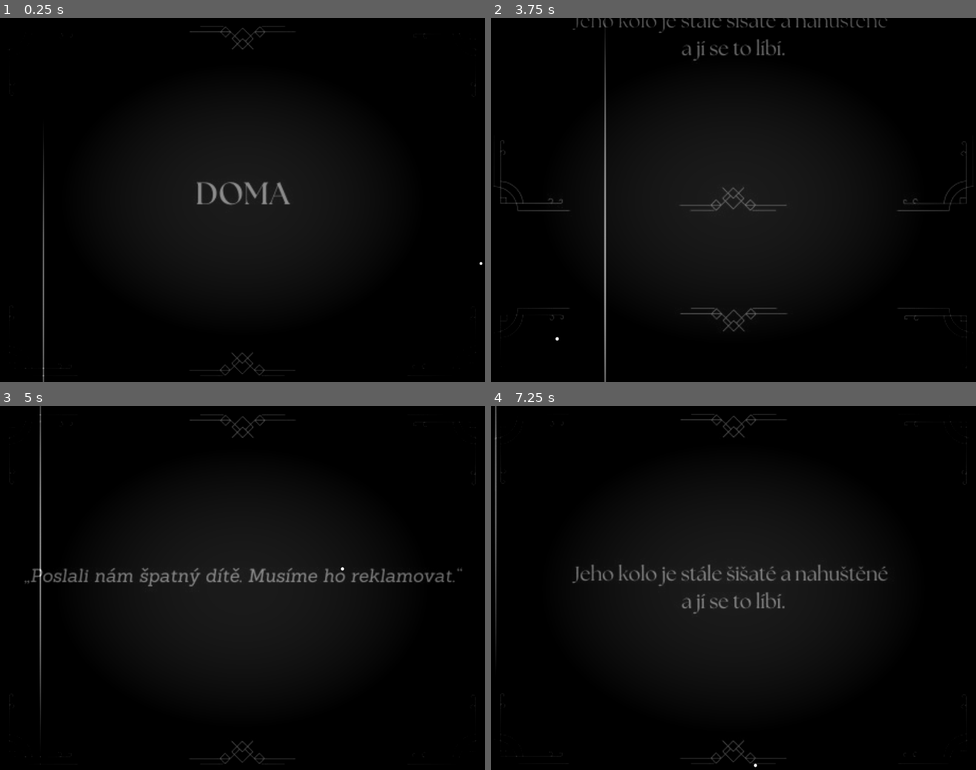
Above: before the commit, frames 1-4 (two rows, left to right).
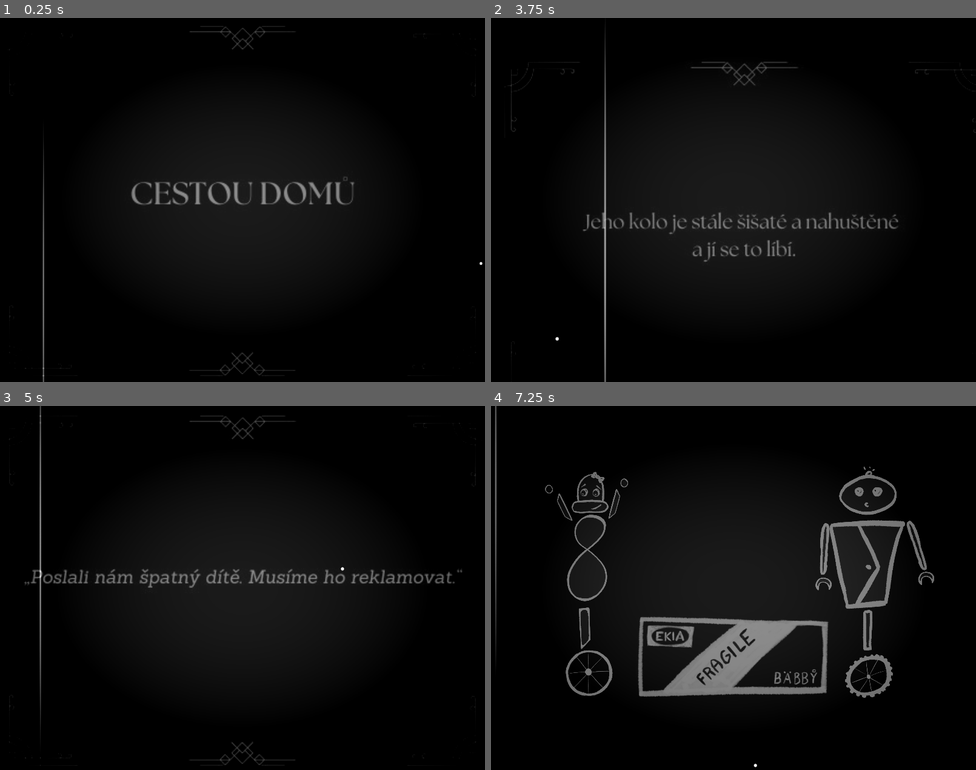
Above: after the commit, the same moments.

Repository: tombuben/KrehkeRobotickeSpoje
Game: Godot game, scene res://level_2.tscn
Same seed, same stepped clock (60 frames per second), same inputs: the game is played once before the commit and once after it. This scene is started directly instead of the project's main scene. Video files are missing from this copy of the repository; at most half a second of black plays in their place.
Inputs (mouse positions are in pixels of both pictures, inside the frame that each line leads up to):
- Up to frame 1 (0.25 s): no input
- Up to frame 2 (3.75 s): move the mouse to (840, 181) at 0.52 s; hold D (Player1Right) 0.53-1.28 s; tap one key every 0.75 s from 0.6 s: K (Player2Down) J (Player2Left) L (Player2Right) I (Player2Up); move the mouse to (636, 218) at 1.27 s; hold S (Player1Down) 1.28-2.03 s; move the mouse to (782, 119) at 2.02 s; hold D (Player1Right) 2.03-2.78 s; move the mouse to (709, 272) at 2.77 s; hold W (Player1Up) 2.78-3.53 s; move the mouse to (879, 254) at 3.52 s; hold A (Player1Left) from 3.53 s (still down); hold C (SwitchCamera) from 3.53 s (still down)
- Up to frame 3 (5 s): keep holding A (Player1Left); move the mouse to (97, 533) at 4.27 s; release C (SwitchCamera) at 4.28 s; tap K (Player2Down) at 4.35 s
- Up to frame 4 (7.25 s): move the mouse to (757, 588) at 5.02 s; release A (Player1Left) at 5.03 s; hold S (Player1Down) 5.03-5.78 s; tap J (Player2Left) at 5.1 s; move the mouse to (660, 497) at 5.77 s; hold D (Player1Right) 5.78-6.53 s; tap L (Player2Right) at 5.85 s; move the mouse to (840, 569) at 6.52 s; hold W (Player1Up) from 6.53 s (still down); tap I (Player2Up) at 6.6 s

The runs differ from the first frame. In frame 1, 1.2% of the frame differs, in the area x 27-73%, y 43-52%; in frame 2, 3.0%; in frame 3, 1.5%; in frame 4, 9.1%, in the area x 0-99%, y 2-99%.

Commit message:
intro pro level 2

Diff:
--- a/level_2.tscn
+++ b/level_2.tscn
@@ -22,8 +22,24 @@
 [ext_resource type="Texture2D" uid="uid://bpltq66j1umgs" path="res://art/storyboard/mesto/doma_outro_3.jpg" id="17_27fww"]
 [ext_resource type="Texture2D" uid="uid://pp3l8c23b4k1" path="res://art/storyboard/mesto/doma_outro_4.jpg" id="18_1gock"]
 [ext_resource type="Texture2D" uid="uid://cmxxk87b14yra" path="res://art/storyboard/mesto/doma_outro_5.jpg" id="19_1wv5p"]
+[ext_resource type="Texture2D" uid="uid://cna2ryes1bw81" path="res://art/ona/ona.jpg" id="19_qtnc5"]
+[ext_resource type="AudioStream" uid="uid://ct0ksbt4ipccm" path="res://audio/Juuuu.mp3" id="19_v8uqr"]
+[ext_resource type="Texture2D" uid="uid://b4a0jgsgdndjs" path="res://art/ona/onaruka.png" id="20_3g6x5"]
 [ext_resource type="Texture2D" uid="uid://bqe6mocn50xv8" path="res://art/storyboard/game_over.png" id="20_n6dg8"]
+[ext_resource type="Texture2D" uid="uid://bopokpmxfmo11" path="res://art/ona/onapacka.png" id="21_losvv"]
 [ext_resource type="AudioStream" uid="uid://3kltiwfwqqln" path="res://audio/Doh De Oh.mp3" id="22_dmyl8"]
+[ext_resource type="Texture2D" uid="uid://cthr2qd7e12vc" path="res://art/ona/onatelo.png" id="22_v6vsr"]
+[ext_resource type="Texture2D" uid="uid://dffp7b5qvp400" path="res://art/ona/onahlava_nasena.png" id="23_6noji"]
+[ext_resource type="Texture2D" uid="uid://c0lwgq4gj68is" path="res://art/ona/onanoha.png" id="24_olmdl"]
+[ext_resource type="Texture2D" uid="uid://p1sbcuoqfn75" path="res://art/ona/onakolo.png" id="25_ekal1"]
+[ext_resource type="Texture2D" uid="uid://crofsfjf38tq4" path="res://art/sisoun/sisoun-postava.png" id="26_d8apd"]
+[ext_resource type="Texture2D" uid="uid://clh7501p8cbld" path="res://art/sisoun/sisoun-telo.png" id="27_70bxs"]
+[ext_resource type="Texture2D" uid="uid://70hm3vid177x" path="res://art/sisoun/sisoun-hlava.png" id="28_tgb0k"]
+[ext_resource type="Texture2D" uid="uid://bbj7mtygx3blu" path="res://art/sisoun/sisoun-ruka.png" id="29_1ymjv"]
+[ext_resource type="Texture2D" uid="uid://c385upgdixbv0" path="res://art/sisoun/sisoun-packa.png" id="30_oki4u"]
+[ext_resource type="Texture2D" uid="uid://c1414531v8pt" path="res://art/sisoun/sisoun-noha.png" id="31_ea30e"]
+[ext_resource type="Texture2D" uid="uid://dcn3wc6gsokrb" path="res://art/sisoun/sisoun-kolecko.png" id="32_g5svp"]
+[ext_resource type="Texture2D" uid="uid://jlevcrlrsyn6" path="res://art/storyboard/mesto/doma_intro_2.jpg" id="33_aiarf"]
 
 [sub_resource type="ShaderMaterial" id="ShaderMaterial_fugcv"]
 shader = ExtResource("6_kmwe0")
@@ -156,7 +172,7 @@
 position_smoothing_enabled = true
 script = ExtResource("12_hyrqr")
 gameTitle = NodePath("../../Storyboard/DomaUvod")
-gameStart = [NodePath("../../Storyboard/DomaIntro1")]
+gameStart = [NodePath("../../Storyboard/DomaIntro2temp/DomaIntro2"), NodePath("../../Storyboard/DomaIntro2temp2/DomaIntro2"), NodePath("../../Storyboard/DomaIntro2temp3/DomaIntro2"), NodePath("../../Storyboard/DomaIntro3"), NodePath("../../Storyboard/DomaIntro1")]
 gameEnd = [NodePath("../../Storyboard/DomaOutro2"), NodePath("../../Storyboard/DomaOutro3"), NodePath("../../Storyboard/DomaOutro4"), NodePath("../../Storyboard/DomaOutro5")]
 gameOver = NodePath("../../Storyboard/GameOver")
 
@@ -182,31 +198,231 @@
 displayTime = 3.0
 
 [node name="DomaIntro1" type="Sprite2D" parent="Storyboard"]
-position = Vector2(-3700, -4650)
+position = Vector2(-3713, -2808)
 texture = ExtResource("15_6y0kh")
 script = ExtResource("15_itv0g")
 displayTime = 5.0
 
+[node name="DomaIntro3" type="Sprite2D" parent="Storyboard"]
+position = Vector2(-3715, -3188)
+texture = ExtResource("33_aiarf")
+script = ExtResource("15_itv0g")
+displayTime = 5.0
+
+[node name="DomaIntro2temp" type="Node2D" parent="Storyboard"]
+position = Vector2(-3718, -4604)
+
+[node name="DomaIntro2" type="Sprite2D" parent="Storyboard/DomaIntro2temp"]
+script = ExtResource("15_itv0g")
+displayTime = 3.0
+
+[node name="Node2D" type="Node2D" parent="Storyboard/DomaIntro2temp/DomaIntro2"]
+position = Vector2(-136, 79.7925)
+
+[node name="Sisoun-postava" type="Sprite2D" parent="Storyboard/DomaIntro2temp/DomaIntro2/Node2D"]
+visible = false
+position = Vector2(5, -65)
+scale = Vector2(0.115228, 0.115228)
+texture = ExtResource("19_qtnc5")
+
+[node name="Sisoun-ruka-prava" type="Sprite2D" parent="Storyboard/DomaIntro2temp/DomaIntro2/Node2D"]
+position = Vector2(-21.9999, -156)
+rotation = 2.06957
+scale = Vector2(0.1, 0.1)
+texture = ExtResource("20_3g6x5")
+flip_h = true
+
+[node name="sisoun-packa-prava" type="Sprite2D" parent="Storyboard/DomaIntro2temp/DomaIntro2/Node2D/Sisoun-ruka-prava"]
+position = Vector2(-70, 220)
+texture = ExtResource("21_losvv")
+flip_h = true
+
+[node name="Sisoun-ruka-leva" type="Sprite2D" parent="Storyboard/DomaIntro2temp/DomaIntro2/Node2D"]
+position = Vector2(22, -159)
+rotation = 0.881345
+scale = Vector2(0.1, -0.1)
+texture = ExtResource("20_3g6x5")
+flip_h = true
+
+[node name="sisoun-packa-prava" type="Sprite2D" parent="Storyboard/DomaIntro2temp/DomaIntro2/Node2D/Sisoun-ruka-leva"]
+position = Vector2(-79.9995, 210)
+scale = Vector2(-1, 1)
+texture = ExtResource("21_losvv")
+
+[node name="Sisoun-telo" type="Sprite2D" parent="Storyboard/DomaIntro2temp/DomaIntro2/Node2D"]
+position = Vector2(-4, -108)
+scale = Vector2(0.112939, 0.112939)
+texture = ExtResource("22_v6vsr")
+
+[node name="Sisoun-hlava" type="Sprite2D" parent="Storyboard/DomaIntro2temp/DomaIntro2/Node2D"]
+position = Vector2(0.845624, -169.846)
+scale = Vector2(0.110467, 0.110467)
+texture = ExtResource("23_6noji")
+
+[node name="Sisoun-noha" type="Sprite2D" parent="Storyboard/DomaIntro2temp/DomaIntro2/Node2D"]
+position = Vector2(-4, -42)
+scale = Vector2(0.112794, 0.112794)
+texture = ExtResource("24_olmdl")
+
+[node name="Sisoun-kolecko" type="Sprite2D" parent="Storyboard/DomaIntro2temp/DomaIntro2/Node2D/Sisoun-noha"]
+position = Vector2(26.5972, 363.495)
+scale = Vector2(1.08738, 1.08738)
+texture = ExtResource("25_ekal1")
+
+[node name="Node2D2" type="Node2D" parent="Storyboard/DomaIntro2temp/DomaIntro2"]
+position = Vector2(126, 84.7925)
+
+[node name="Sisoun-postava" type="Sprite2D" parent="Storyboard/DomaIntro2temp/DomaIntro2/Node2D2"]
+visible = false
+position = Vector2(-4, -85)
+scale = Vector2(0.1, 0.1)
+texture = ExtResource("26_d8apd")
+
+[node name="Sisoun-telo" type="Sprite2D" parent="Storyboard/DomaIntro2temp/DomaIntro2/Node2D2"]
+position = Vector2(1, -106)
+scale = Vector2(0.08, 0.08)
+texture = ExtResource("27_70bxs")
+
+[node name="Sisoun-hlava" type="Sprite2D" parent="Storyboard/DomaIntro2temp/DomaIntro2/Node2D2"]
+position = Vector2(0, -176)
+scale = Vector2(0.045, 0.045)
+texture = ExtResource("28_tgb0k")
+
+[node name="Sisoun-ruka-prava" type="Sprite2D" parent="Storyboard/DomaIntro2temp/DomaIntro2/Node2D2"]
+position = Vector2(-39, -120)
+rotation = -0.0633411
+scale = Vector2(0.1, 0.1)
+texture = ExtResource("29_1ymjv")
+
+[node name="sisoun-packa-prava" type="Sprite2D" parent="Storyboard/DomaIntro2temp/DomaIntro2/Node2D2/Sisoun-ruka-prava"]
+position = Vector2(-39.9999, 310)
+texture = ExtResource("30_oki4u")
+
+[node name="Sisoun-ruka-leva" type="Sprite2D" parent="Storyboard/DomaIntro2temp/DomaIntro2/Node2D2"]
+position = Vector2(46, -123)
+rotation = 2.95239
+scale = Vector2(0.1, -0.1)
+texture = ExtResource("29_1ymjv")
+
+[node name="sisoun-packa-prava" type="Sprite2D" parent="Storyboard/DomaIntro2temp/DomaIntro2/Node2D2/Sisoun-ruka-leva"]
+position = Vector2(-40, 300)
+scale = Vector2(-1, 1)
+texture = ExtResource("30_oki4u")
+
+[node name="Sisoun-noha" type="Sprite2D" parent="Storyboard/DomaIntro2temp/DomaIntro2/Node2D2"]
+position = Vector2(0, -45.535)
+scale = Vector2(0.1, 0.1)
+texture = ExtResource("31_ea30e")
+
+[node name="Sisoun-kolecko" type="Sprite2D" parent="Storyboard/DomaIntro2temp/DomaIntro2/Node2D2/Sisoun-noha"]
+position = Vector2(16.5, 433.35)
+scale = Vector2(0.9625, 0.9625)
+texture = ExtResource("32_g5svp")
+
+[node name="Sprite2D" type="Sprite2D" parent="Storyboard/DomaIntro2temp/DomaIntro2"]
+position = Vector2(-1, 63.7925)
+rotation = -0.0349066
+scale = Vector2(0.4, 0.4)
+texture = ExtResource("9_jy2fh")
+
+[node name="DomaIntro2temp2" type="Node2D" parent="Storyboard"]
+position = Vector2(-3726, -4322)
+
+[node name="DomaIntro2" type="Sprite2D" parent="Storyboard/DomaIntro2temp2"]
+script = ExtResource("15_itv0g")
+displayTime = 3.0
+
+[node name="Sprite2D" type="Sprite2D" parent="Storyboard/DomaIntro2temp2/DomaIntro2"]
+position = Vector2(5, 5)
+rotation = -0.0349066
+scale = Vector2(0.9, 0.9)
+texture = ExtResource("9_jy2fh")
+
+[node name="DomaIntro2temp3" type="Node2D" parent="Storyboard"]
+position = Vector2(-3726, -4038)
+
+[node name="DomaIntro2" type="Sprite2D" parent="Storyboard/DomaIntro2temp3"]
+script = ExtResource("15_itv0g")
+displayTime = 3.0
+
+[node name="AudioStreamPlayer" type="AudioStreamPlayer" parent="Storyboard/DomaIntro2temp3/DomaIntro2"]
+stream = ExtResource("19_v8uqr")
+volume_db = -15.0
+
+[node name="Node2D" type="Node2D" parent="Storyboard/DomaIntro2temp3/DomaIntro2"]
+position = Vector2(0, 466)
+scale = Vector2(3, 3)
+
+[node name="Sisoun-postava" type="Sprite2D" parent="Storyboard/DomaIntro2temp3/DomaIntro2/Node2D"]
+visible = false
+position = Vector2(5, -65)
+scale = Vector2(0.115228, 0.115228)
+texture = ExtResource("19_qtnc5")
+
+[node name="Sisoun-ruka-prava" type="Sprite2D" parent="Storyboard/DomaIntro2temp3/DomaIntro2/Node2D"]
+position = Vector2(-21.9999, -156)
+rotation = 2.06957
+scale = Vector2(0.1, 0.1)
+texture = ExtResource("20_3g6x5")
+flip_h = true
+
+[node name="sisoun-packa-prava" type="Sprite2D" parent="Storyboard/DomaIntro2temp3/DomaIntro2/Node2D/Sisoun-ruka-prava"]
+position = Vector2(-70, 220)
+texture = ExtResource("21_losvv")
+flip_h = true
+
+[node name="Sisoun-ruka-leva" type="Sprite2D" parent="Storyboard/DomaIntro2temp3/DomaIntro2/Node2D"]
+position = Vector2(22, -159)
+rotation = 0.881345
+scale = Vector2(0.1, -0.1)
+texture = ExtResource("20_3g6x5")
+flip_h = true
+
+[node name="sisoun-packa-prava" type="Sprite2D" parent="Storyboard/DomaIntro2temp3/DomaIntro2/Node2D/Sisoun-ruka-leva"]
+position = Vector2(-79.9995, 210)
+scale = Vector2(-1, 1)
+texture = ExtResource("21_losvv")
+
+[node name="Sisoun-telo" type="Sprite2D" parent="Storyboard/DomaIntro2temp3/DomaIntro2/Node2D"]
+position = Vector2(-4, -108)
+scale = Vector2(0.112939, 0.112939)
+texture = ExtResource("22_v6vsr")
+
+[node name="Sisoun-hlava" type="Sprite2D" parent="Storyboard/DomaIntro2temp3/DomaIntro2/Node2D"]
+position = Vector2(0.845624, -169.846)
+scale = Vector2(0.110467, 0.110467)
+texture = ExtResource("23_6noji")
+
+[node name="Sisoun-noha" type="Sprite2D" parent="Storyboard/DomaIntro2temp3/DomaIntro2/Node2D"]
+position = Vector2(-4, -42)
+scale = Vector2(0.112794, 0.112794)
+texture = ExtResource("24_olmdl")
+
+[node name="Sisoun-kolecko" type="Sprite2D" parent="Storyboard/DomaIntro2temp3/DomaIntro2/Node2D/Sisoun-noha"]
+position = Vector2(26.5972, 363.495)
+scale = Vector2(1.08738, 1.08738)
+texture = ExtResource("25_ekal1")
+
 [node name="DomaOutro2" type="Sprite2D" parent="Storyboard"]
-position = Vector2(-3700, -4229)
+position = Vector2(-3734, -1789)
 texture = ExtResource("16_k142d")
 script = ExtResource("15_itv0g")
 displayTime = 4.0
 
 [node name="DomaOutro3" type="Sprite2D" parent="Storyboard"]
-position = Vector2(-3700, -3802)
+position = Vector2(-3734, -1362)
 texture = ExtResource("17_27fww")
 script = ExtResource("15_itv0g")
 displayTime = 3.0
 
 [node name="DomaOutro4" type="Sprite2D" parent="Storyboard"]
-position = Vector2(-3700, -3336)
+position = Vector2(-3734, -896)
 texture = ExtResource("18_1gock")
 script = ExtResource("15_itv0g")
 displayTime = 4.0
 
 [node name="DomaOutro5" type="Sprite2D" parent="Storyboard"]
-position = Vector2(-3700, -2901)
+position = Vector2(-3734, -461)
 texture = ExtResource("19_1wv5p")
 script = ExtResource("15_itv0g")
 displayTime = 2.0
Binary file added: art/ona/onahlava_nasena.png
Not shown, added: art/ona/onahlava_nasena.png.import
Binary file added: art/storyboard/mesto/doma_intro_2.jpg
Not shown, added: art/storyboard/mesto/doma_intro_2.jpg.import
Binary file changed: art/storyboard/mesto/doma_uvod.jpg
Not shown, added: audio/Juuuu.mp3.import
Not shown: 1 places in level_2.tscn that only renumber resources
Not shown, added: audio/Juuuu.mp3
